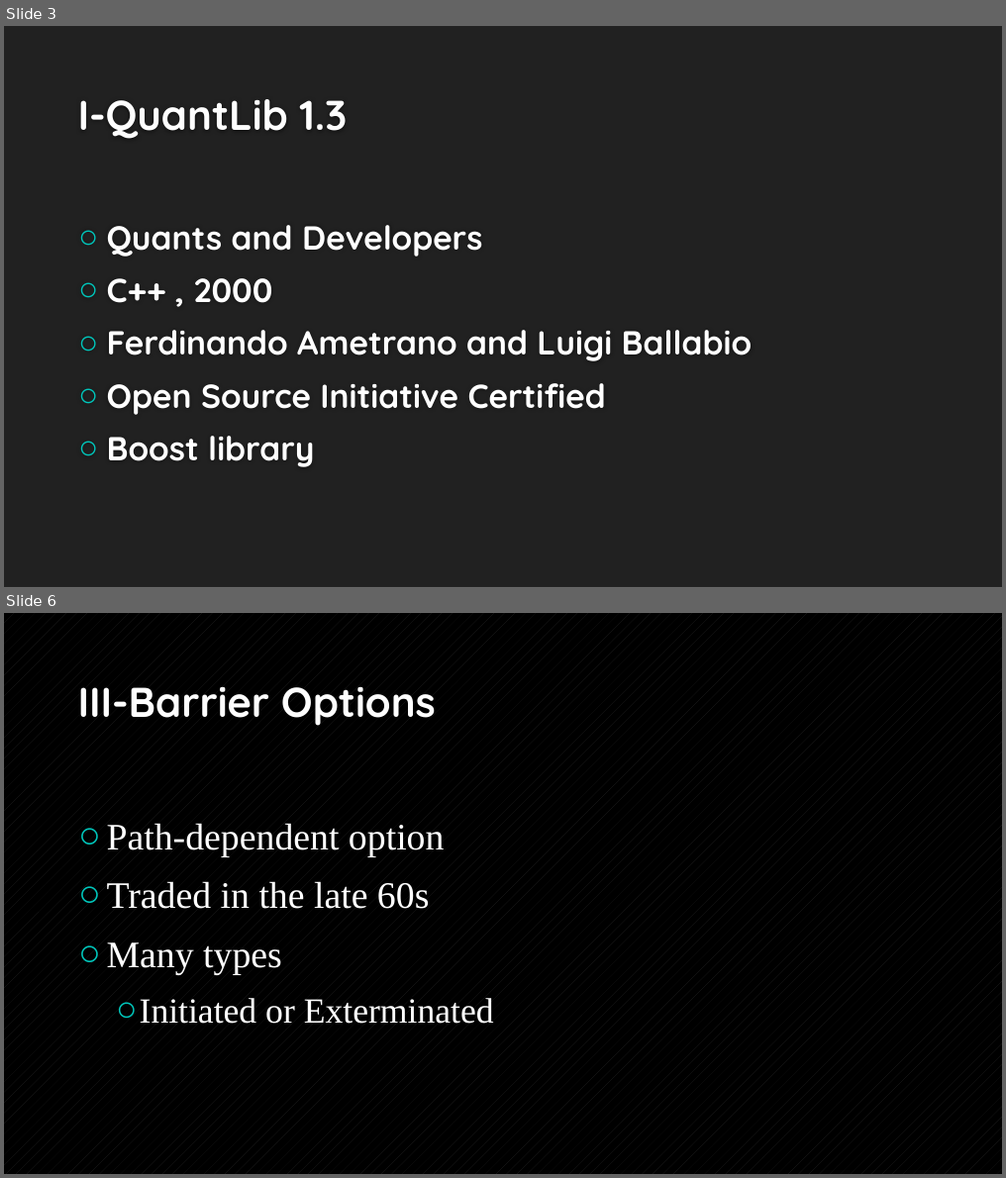
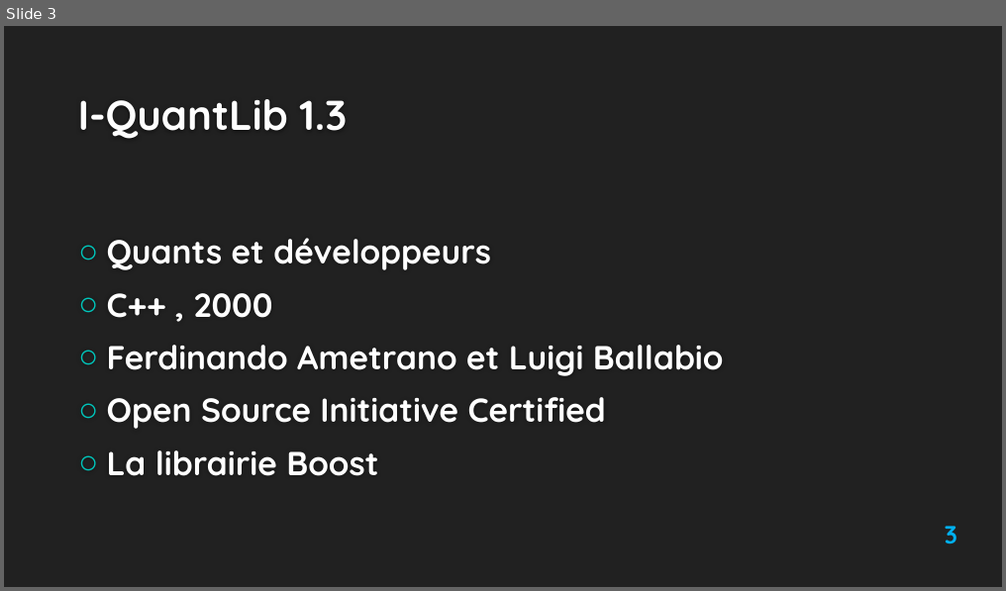
Before and after one commit to Ayadi07/Quantlib, a slide deck: report and presentation/QuantLib1.3 16-01-2014-modified version.pptx. Shown one above the other, each under a label of ours: slides 3 and 6 before the commit, slide 3 after it; the slides between them are not shown. The pictures are 1006x1178 and 1006x591 pixels, drawn with LibreOffice and Linux fonts; fonts in the diff are those of the drawing; background and template pictures are left out. Boxes give left, top, right and bottom in pixels: in the first picture for what was removed or moved away, otherwise in the second. Text is boxed around its words. In the diff, an @@ line names an element or a change of style, - is before the commit and + after.

```diff
--- a/report and presentation/QuantLib1.3 16-01-2014-modified version.pptx
+++ b/report and presentation/QuantLib1.3 16-01-2014-modified version.pptx
@@ slide 6 removed at bbox=[4, 613, 1002, 1174], background pattern #212121 on #000000 @@
@@ title removed at bbox=[78, 686, 436, 726] @@
-III-Barrier Options
@@ text removed at bbox=[107, 823, 494, 1024] @@
-○ Path-dependent option
-○ Traded in the late 60s
-○ Many types
-  ○ Initiated or Exterminated
@@ slide 3 changed as well @@
@@ text at bbox=[107, 238, 491, 271]: text changed @@
-○ Quants and Developers
+○ Quants et développeurs
@@ text at bbox=[107, 345, 724, 376]: text changed @@
-○ Ferdinando Ametrano and Luigi Ballabio
+○ Ferdinando Ametrano et Luigi Ballabio
@@ text at bbox=[107, 451, 378, 476]: text changed @@
-○ Boost library
+○ La librairie Boost
@@ page number added at bbox=[944, 526, 957, 545], 24 pt, text #00B0F0, bold @@
+3
```
Also in this commit, not shown: 4 other slides changed, 16 slides added, 7 other slides removed, 2 other files.
